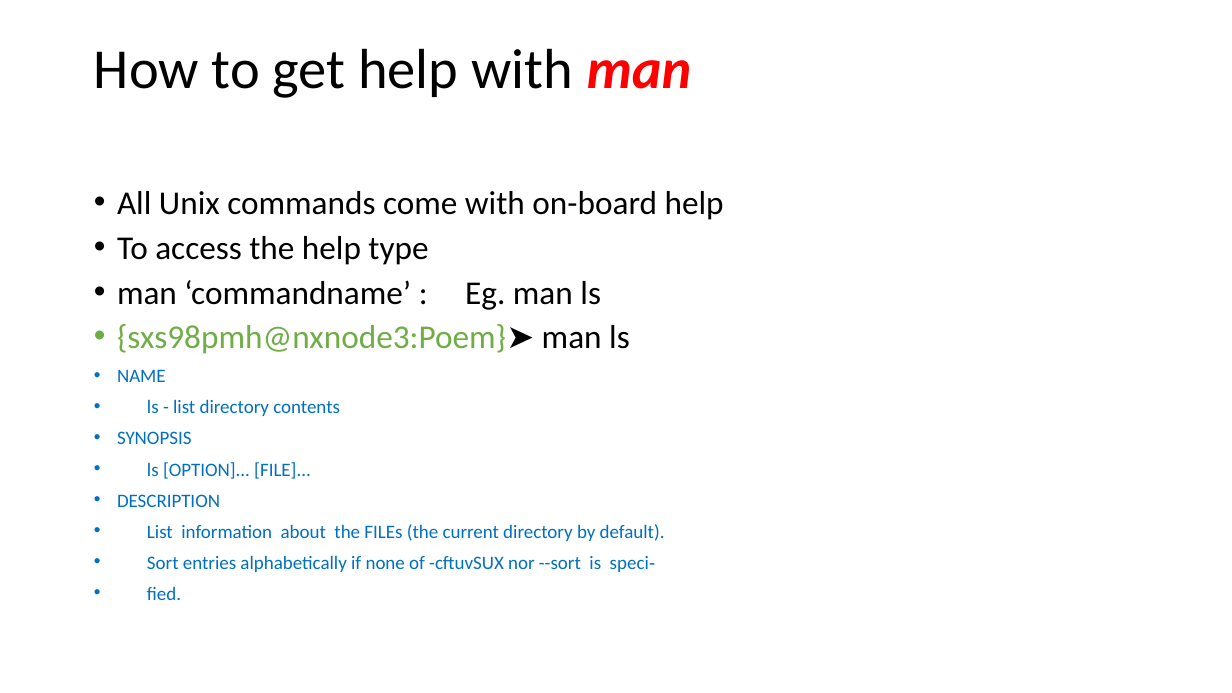
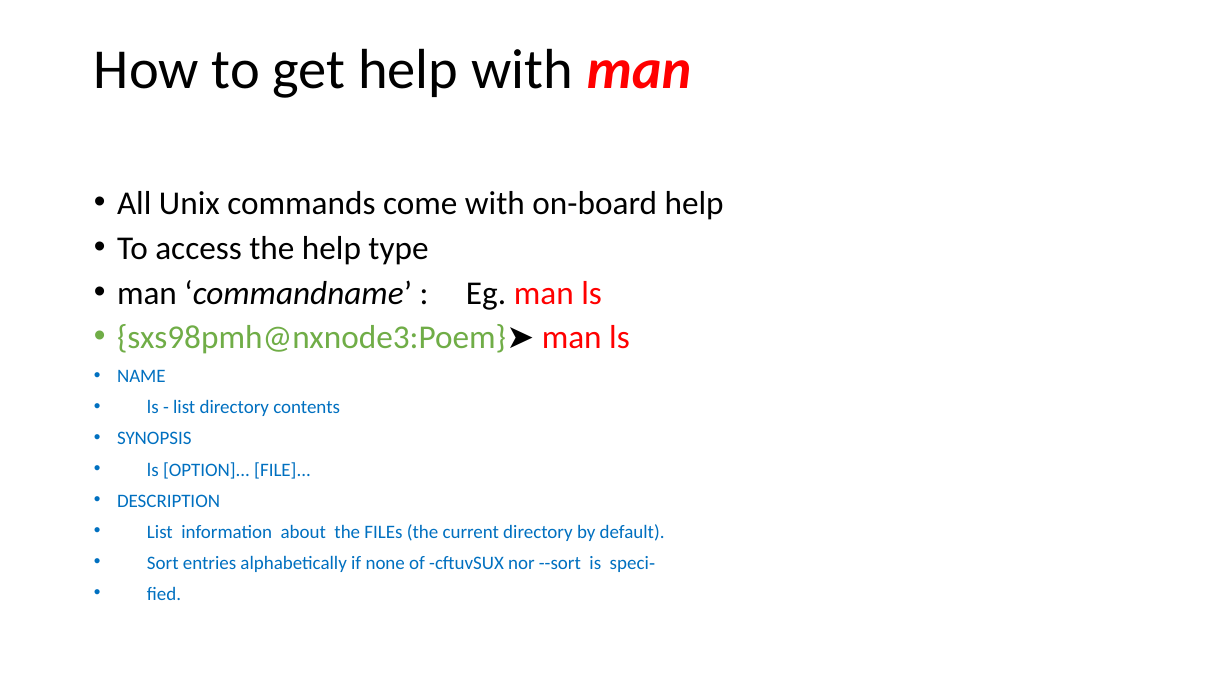
Before and after one commit to paulmheaton/Unix_primer, a slide deck: slide 17 of Unix primer.pptx. Drawn at 1232x693 pixels with LibreOffice and Linux fonts; fonts in the diff are those of the drawing. Boxes give left, top, right and bottom in pixels: in the first picture for what was removed or moved away, otherwise in the second. Text is boxed around its words. In the diff, an @@ line names an element or a change of style, - is before the commit and + after.

```diff
--- a/Unix primer.pptx
+++ b/Unix primer.pptx
@@ text at [117, 280, 630, 354]: text colour #000000 to #FF0000 in "man ls", "man ls"; italic on in "‘commandname’" @@
```
Also in this commit, not shown: 3 other slides changed, 5 slides added, 1 slide removed.
